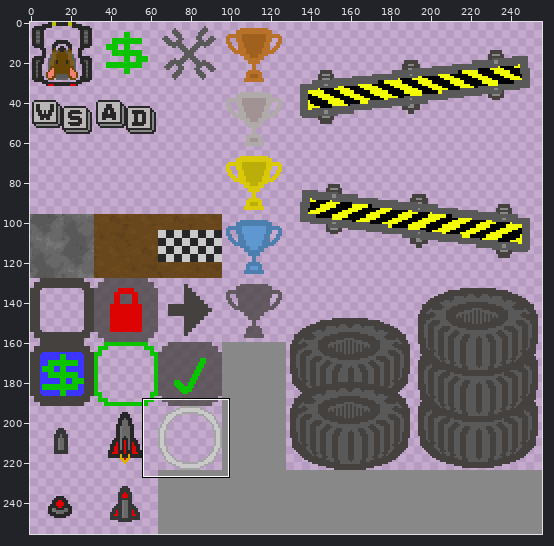
Two states of a sprite sheet, Assets/Images/placeholders.png. Above: a wide view before the commit, with the close-up outlined.
Close-up. Before:
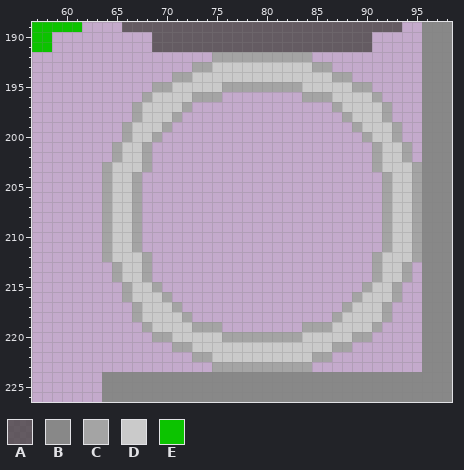
The file is 256x256 pixels. Colours within 5 levels of each other are drawn and written as one. Shown: x 57..98, y 189..226.
Palette (. is transparent): A #44413fbf  B #888888  C #a4a4a4  D #cacaca  E #0cc300
Pixels before, first column x 57:
189 EEEEE....AAAAAAAAAAAAAAAAAAAAAAAAAAAA..BBB
190 EE..........AAAAAAAAAAAAAAAAAAAAAA.....BBB
191 EE..........AAAAAAAAAAAAAAAAAAAAAA.....BBB
192 ..................CCCCCCCCCC...........BBB
193 ................CCDDDDDDDDDDCC.........BBB
194 ..............CCDDDDDDDDDDDDDDCC.......BBB
195 ............CCDDDDDCCCCCCCCDDDDDCC.....BBB
196 ...........CDDDDCCC........CCCDDDDC....BBB
197 ..........CDDDDC..............CDDDDC...BBB
198 ..........CDDDC................CDDDC...BBB
199 .........CDDDC..................CDDDC..BBB
200 .........CDDC....................CDDC..BBB
201 ........CDDC......................CDDC.BBB
202 ........CDDC......................CDDC.BBB
203 .......CDDDC......................CDDDCBBB
204 .......CDDC........................CDDCBBB
205 .......CDDC........................CDDCBBB
206 .......CDDC........................CDDCBBB
207 .......CDDC........................CDDCBBB
208 .......CDDC........................CDDCBBB
209 .......CDDC........................CDDCBBB
210 .......CDDC........................CDDCBBB
211 .......CDDC........................CDDCBBB
212 .......CDDDC......................CDDDCBBB
213 ........CDDC......................CDDC.BBB
214 ........CDDC......................CDDC.BBB
215 .........CDDC....................CDDC..BBB
216 .........CDDDC..................CDDDC..BBB
217 ..........CDDDC................CDDDC...BBB
218 ..........CDDDDC..............CDDDDC...BBB
219 ...........CDDDDCCC........CCCDDDDC....BBB
220 ............CCDDDDDCCCCCCCCDDDDDCC.....BBB
221 ..............CCDDDDDDDDDDDDDDCC.......BBB
222 ................CCDDDDDDDDDDCC.........BBB
223 ..................CCCCCCCCCC...........BBB
224 .......BBBBBBBBBBBBBBBBBBBBBBBBBBBBBBBBBBB
225 .......BBBBBBBBBBBBBBBBBBBBBBBBBBBBBBBBBBB
226 .......BBBBBBBBBBBBBBBBBBBBBBBBBBBBBBBBBBB
After:
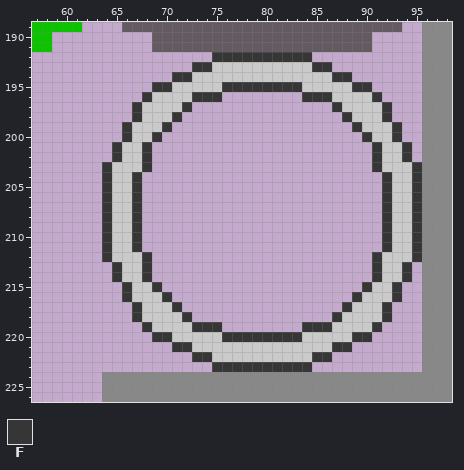
Colours new in this view: F #363636
Edits made:
y 192: x 75..84 CCCCCCCCCC -> FFFFFFFFFF
y 193: x 73..74 CC -> FF; x 85..86 CC -> FF
y 194: x 71..72 CC -> FF; x 87..88 CC -> FF
y 195: x 69..70 CC -> FF; x 76..83 CCCCCCCC -> FFFFFFFF; x 89..90 CC -> FF
y 196: x 68 C -> F; x 73..75 CCC -> FFF; x 84..86 CCC -> FFF; x 91 C -> F
y 197: x 67 C -> F; x 72 C -> F; x 87 C -> F; x 92 C -> F
y 198: x 67 C -> F; x 71 C -> F; x 88 C -> F; x 92 C -> F
y 199: x 66 C -> F; x 70 C -> F; x 89 C -> F; x 93 C -> F
y 200: x 66 C -> F; x 69 C -> F; x 90 C -> F; x 93 C -> F
y 201..202: x 65 C -> F; x 68 C -> F; x 91 C -> F; x 94 C -> F
y 203: x 64 C -> F; x 68 C -> F; x 91 C -> F; x 95 C -> F
y 204..211: x 64 C -> F; x 67 C -> F; x 92 C -> F; x 95 C -> F
y 212: x 64 C -> F; x 68 C -> F; x 91 C -> F; x 95 C -> F
y 213..214: x 65 C -> F; x 68 C -> F; x 91 C -> F; x 94 C -> F
y 215: x 66 C -> F; x 69 C -> F; x 90 C -> F; x 93 C -> F
y 216: x 66 C -> F; x 70 C -> F; x 89 C -> F; x 93 C -> F
y 217: x 67 C -> F; x 71 C -> F; x 88 C -> F; x 92 C -> F
y 218: x 67 C -> F; x 72 C -> F; x 87 C -> F; x 92 C -> F
y 219: x 68 C -> F; x 73..75 CCC -> FFF; x 84..86 CCC -> FFF; x 91 C -> F
y 220: x 69..70 CC -> FF; x 76..83 CCCCCCCC -> FFFFFFFF; x 89..90 CC -> FF
y 221: x 71..72 CC -> FF; x 87..88 CC -> FF
y 222: x 73..74 CC -> FF; x 85..86 CC -> FF
y 223: x 75..84 CCCCCCCCCC -> FFFFFFFFFF
Changed places in both close-ups, as pixel boxes (x1, y1, x2, y2):
changed: (102, 52, 422, 372)
